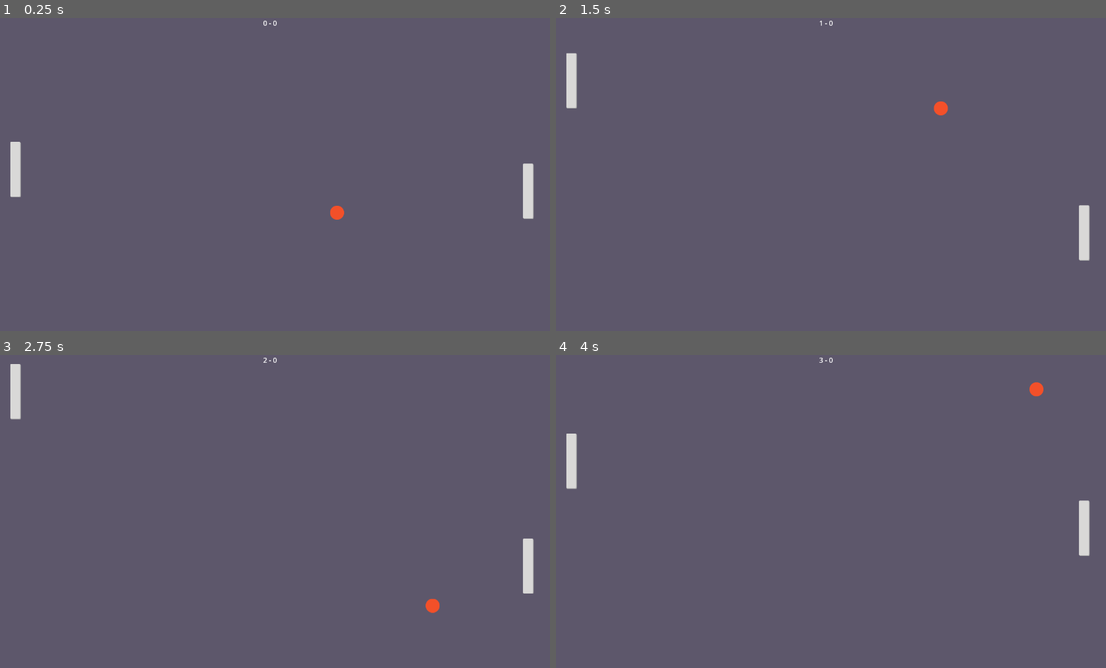
Above: before the commit, frames 1-4 (two rows, left to right).
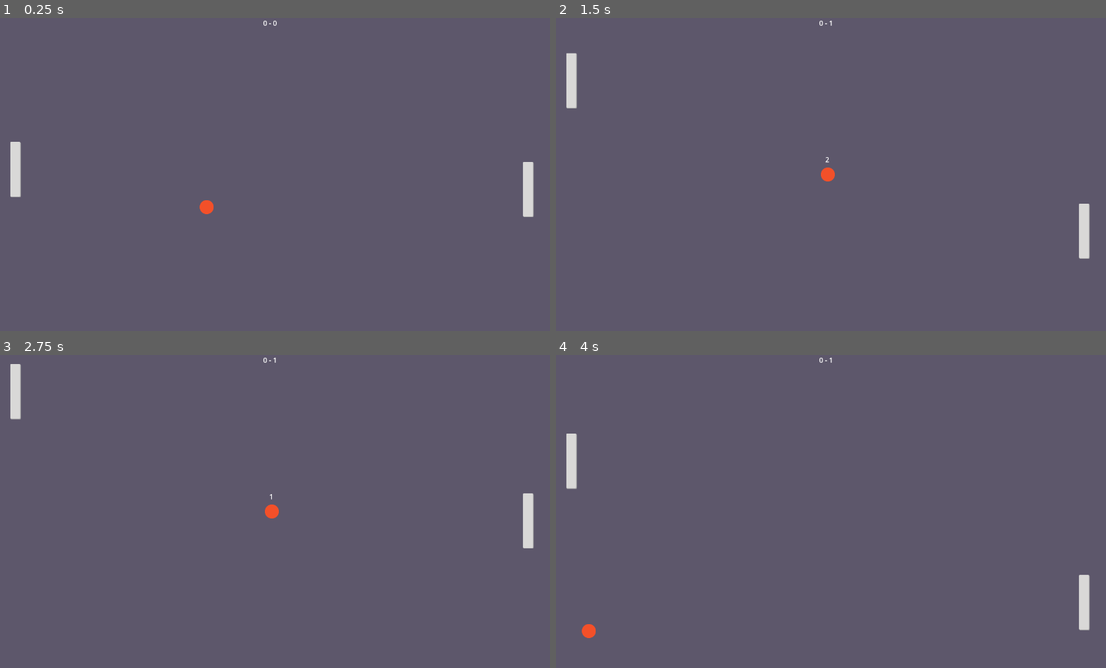
Above: after the commit, the same moments.

Repository: alexBianchi4/pong
Game: Godot game, scene res://Level/Level.tscn
Same seed, same stepped clock (60 frames per second), same inputs: the game is played once before the commit and once after it.
Inputs:
- Up to frame 1 (0.25 s): no input
- Up to frame 2 (1.5 s): hold Up (ui_up) 0.53-1.28 s; hold Down (ui_down) from 1.28 s (still down)
- Up to frame 3 (2.75 s): release Down (ui_down) at 2.03 s; hold Up (ui_up) from 2.03 s (still down)
- Up to frame 4 (4 s): release Up (ui_up) at 3.53 s; hold Down (ui_down) from 3.53 s (still down)

The runs differ from the first frame. In frame 1, 0.2% of the frame differs, in the area x 36-98%, y 46-65%; in frame 2, 0.2%; in frame 3, 0.8%; in frame 4, 0.9%, in the area x 4-98%, y 0-91%.

Commit message:
Added timer

Diff:
--- a/Ball/Ball.gd
+++ b/Ball/Ball.gd
@@ -8,17 +8,24 @@
 # called when the scene is ready
 func _ready():
 	randomize()
-	var rng = RandomNumberGenerator.new()
 	# randomly move ball left or right
-	velocity.x = [-1,1][randi() % 2] * speed
+	velocity.x = [-1,1][randi() % 2]
 	# move ball at a random starting angle
-	velocity.y = rng.randf_range(-400,400)
+	velocity.y = [-0.5,0.5][randi() % 2]
 
 # called every frame to move character
 # delta is the amount of time that has passed since the last frame
 func _physics_process(delta):
 	# move_and_collide returns a collision object when it collides with another object
-	var collision = move_and_collide(velocity * delta)
+	var collision = move_and_collide(velocity * speed * delta)
 	# if there is a collision detected then bounce the ball off the collided object
 	if collision:
 		velocity = velocity.bounce(collision.get_normal())
+
+func stop_ball():
+	speed = 0
+
+func start_ball():
+	velocity.x = [-1,1][randi() % 2]
+	velocity.y = [-0.5,0.5][randi() % 2]
+	speed = 600
--- a/Ball/Ball.tscn
+++ b/Ball/Ball.tscn
@@ -6,7 +6,7 @@
 [sub_resource type="CircleShape2D" id="CircleShape2D_4lxcp"]
 radius = 16.0312
 
-[node name="Ball" type="CharacterBody2D"]
+[node name="Ball" type="CharacterBody2D" groups=["BallGroup"]]
 script = ExtResource("1_yvksc")
 metadata/_edit_group_ = true
 
--- a/Level/Level.gd
+++ b/Level/Level.gd
@@ -4,7 +4,7 @@
 var opp_score = 0
 
 func _ready():
-	pass
+	$Countdown.visible = false
 
 # body (ball) enters GoalLeft area2D
 func _on_goal_left_body_entered(body):
@@ -20,6 +20,17 @@
 # using this to update scoreboard
 func _process(delta):
 	$Score.text = str(player_score) + ' - ' + str(opp_score)
+	$Countdown.text = str(ceil($Timer.time_left))
+
+func _on_timer_timeout():
+	get_tree().call_group('BallGroup','start_ball')
+	$Countdown.visible = false
 
 func reset():
+	# put ball back to middle of screen
 	$Ball.position = Vector2(640,360)
+	# stop ball until timer reaches 0
+	get_tree().call_group('BallGroup','stop_ball')
+	# start timer
+	$Countdown.visible = true
+	$Timer.start()
--- a/Level/Level.tscn
+++ b/Level/Level.tscn
@@ -37,7 +37,19 @@
 offset_right = 20.0
 offset_bottom = 26.0
 grow_horizontal = 2
-text = "{}-{}"
+text = "x-y"
+
+[node name="Countdown" type="Label" parent="."]
+anchors_preset = -1
+anchor_left = 0.5
+anchor_right = 0.5
+anchor_bottom = 0.098
+offset_left = -6.0
+offset_top = 314.0
+offset_right = 6.0
+offset_bottom = 269.44
+grow_horizontal = 2
+text = "3"
 
 [node name="Player" parent="." instance=ExtResource("1_hajd1")]
 
@@ -78,5 +90,10 @@
 position = Vector2(31.5, 349)
 shape = SubResource("RectangleShape2D_rutt7")
 
+[node name="Timer" type="Timer" parent="."]
+wait_time = 2.0
+one_shot = true
+
 [connection signal="body_entered" from="GoalLeft" to="." method="_on_goal_left_body_entered"]
 [connection signal="body_entered" from="GoalRight" to="." method="_on_goal_right_body_entered"]
+[connection signal="timeout" from="Timer" to="." method="_on_timer_timeout"]
